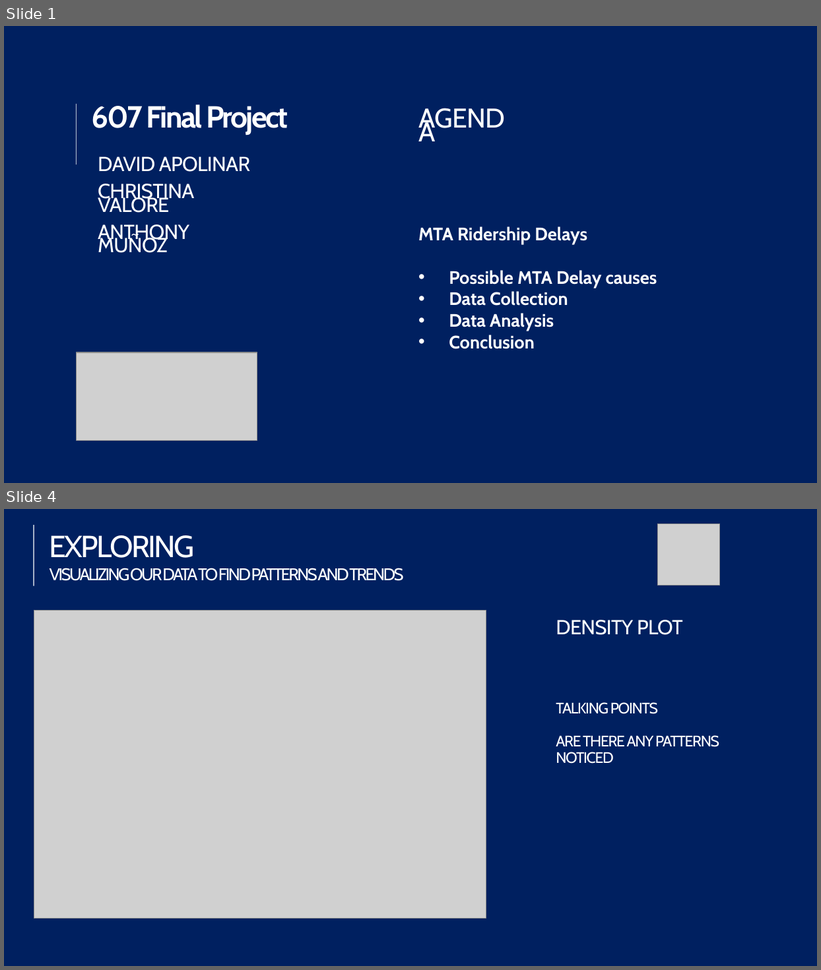
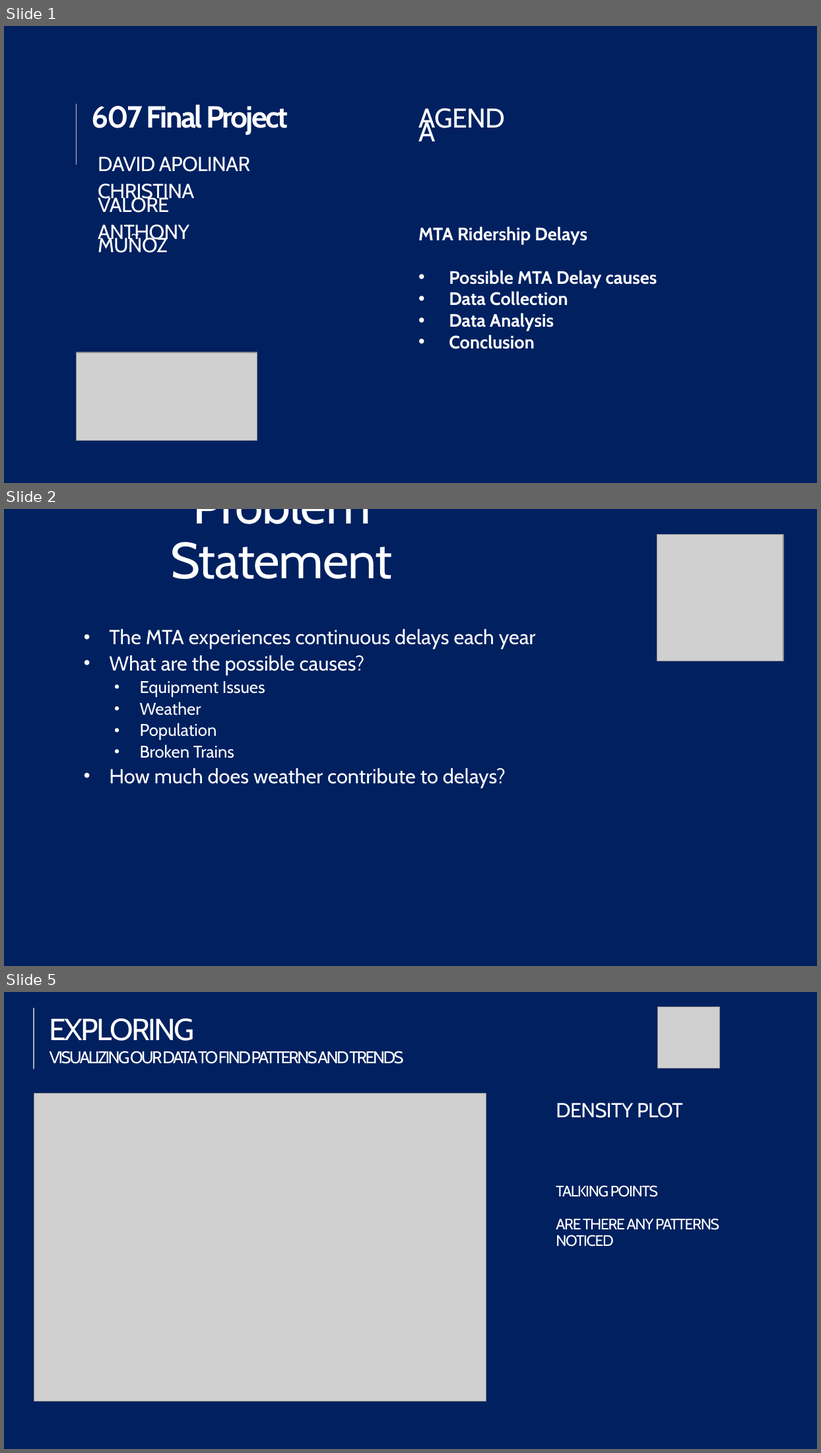
Before and after one commit to dapolloxp/607-finalproject, a slide deck: 607 Final Project.pptx. Shown one above the other, each under a label of ours: slides 1 and 4 before the commit, slides 1, 2 and 5 after it; the slides between them are not shown. The pictures are 821x970 and 821x1453 pixels, drawn with LibreOffice and Linux fonts; fonts in the diff are those of the drawing; grey boxes stand for pictures; background and template pictures are left out. Boxes give left, top, right and bottom in pixels: in the first picture for what was removed or moved away, otherwise in the second. Text is boxed around its words. In the diff, an @@ line names an element or a change of style, - is before the commit and + after.

```diff
--- a/607 Final Project.pptx
+++ b/607 Final Project.pptx
@@ slide 2 added at bbox=[4, 509, 817, 966], background #002060 @@
@@ title added at bbox=[170, 509, 392, 579], 45 pt, text #FFFFFF @@
+Problem Statement
@@ picture added at bbox=[657, 535, 783, 662] @@
@@ subtitle added at bbox=[109, 629, 536, 788], 18 pt, text #FFFFFF @@
+• The MTA experiences continuous delays each year
+• What are the possible causes?
+  • Equipment Issues
+  • Weather
+  • Population
+  • Broken Trains
+• How much does weather contribute to delays?
@@ what was slide 4 is now slide 5 @@
```
Also in this commit, not shown: 4 slides changed.
